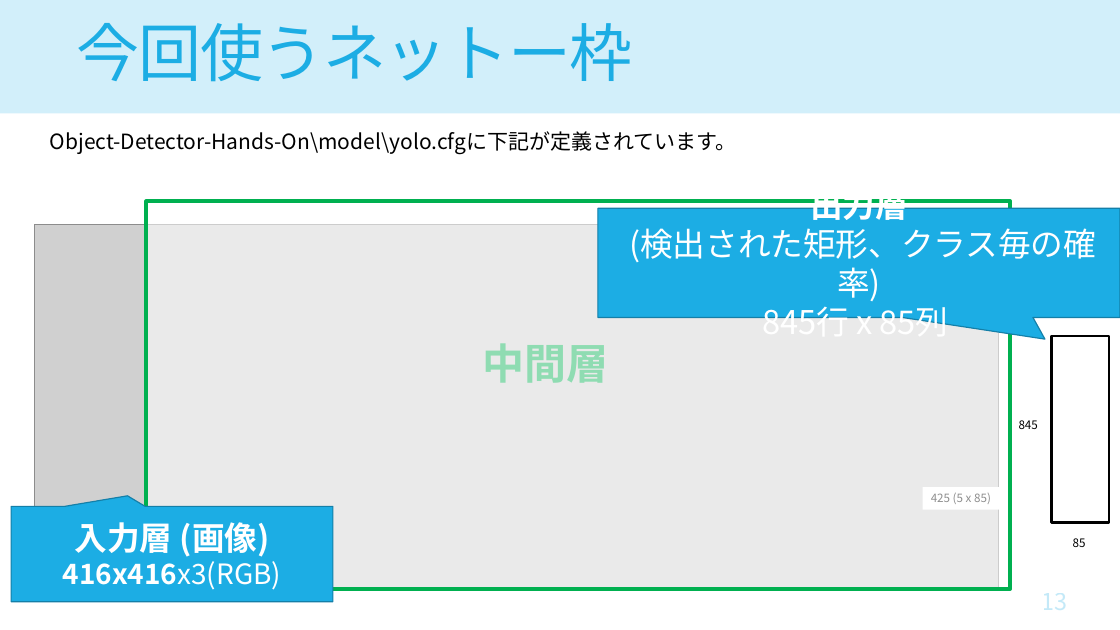
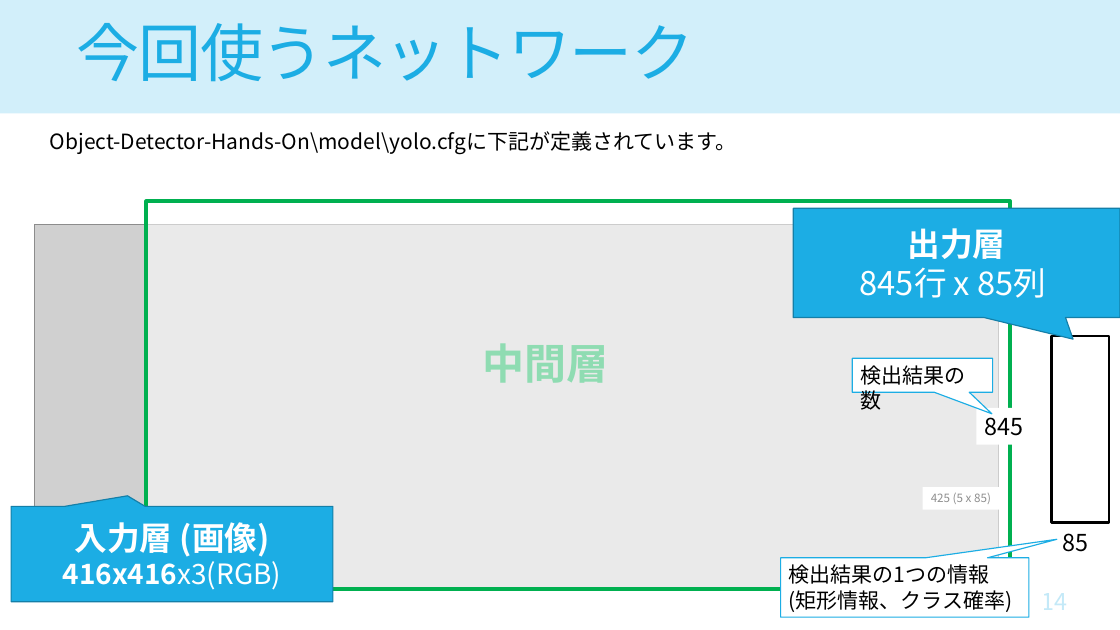
Before and after one commit to houkiboshiComet/Object-Detector-Hands-On, a slide deck: slide 14 of doc/CV_DNN_Hands-On2.pptx (slide 13 before the commit). Drawn at 1120x630 pixels with LibreOffice and Linux fonts; fonts in the diff are those of the drawing; grey boxes stand for pictures. Boxes give left, top, right and bottom in pixels: in the first picture for what was removed or moved away, otherwise in the second. Text is boxed around its words. In the diff, an @@ line names an element or a change of style, - is before the commit and + after.

```diff
--- a/doc/CV_DNN_Hands-On2.pptx
+++ b/doc/CV_DNN_Hands-On2.pptx
@@ title at (77, 23, 695, 82): text changed @@
-今回使うネットー枠
+今回使うネットワーク
@@ speech box "出力層": place and size @@
-speech box "出力層" at (598, 208, 1120, 318)
+speech box "出力層" at (793, 208, 1120, 318)
@@ text in speech box at (860, 267, 1046, 298): text changed @@
-(検出された矩形、クラス毎の確率)
-845行 x 85列
+845行 x 85列
@@ speech box added at (853, 359, 993, 392), fill #FFFFFF, outline #1CADE4 1 pt, 18 pt, text #000000 @@
+検出結果の数
@@ rectangle "845": place and size @@
-rectangle "845" at (1019, 420, 1038, 429)
+rectangle "845" at (976, 408, 1046, 445)
@@ rectangle "845" at (976, 408, 1046, 445): size 10 to 20 pt @@
@@ text "85": place and size @@
-text "85" at (1073, 538, 1086, 547)
+text "85" at (1062, 533, 1088, 552)
@@ text "85" at (1062, 533, 1088, 552): size 10 to 20 pt; alignment left to centre @@
@@ speech box added at (781, 558, 1029, 618), fill #FFFFFF, outline #1CADE4 1 pt, 18 pt, text #000000 @@
+検出結果の1つの情報
+(矩形情報、クラス確率)
```
Also in this commit, not shown: 22 other slides changed, 8 slides added, 5 slides removed.
